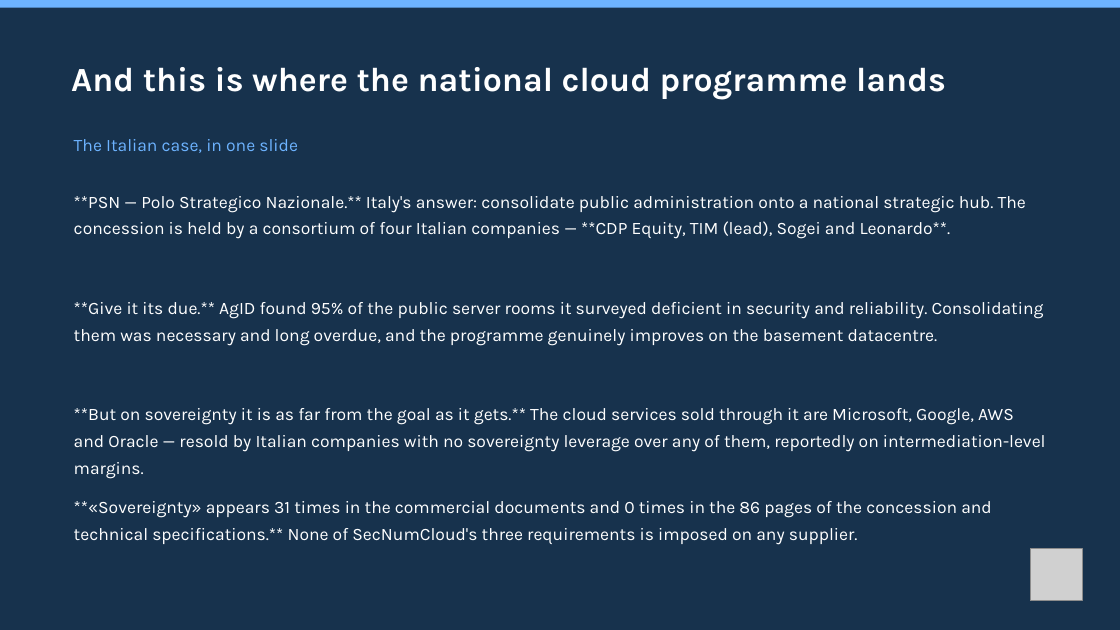
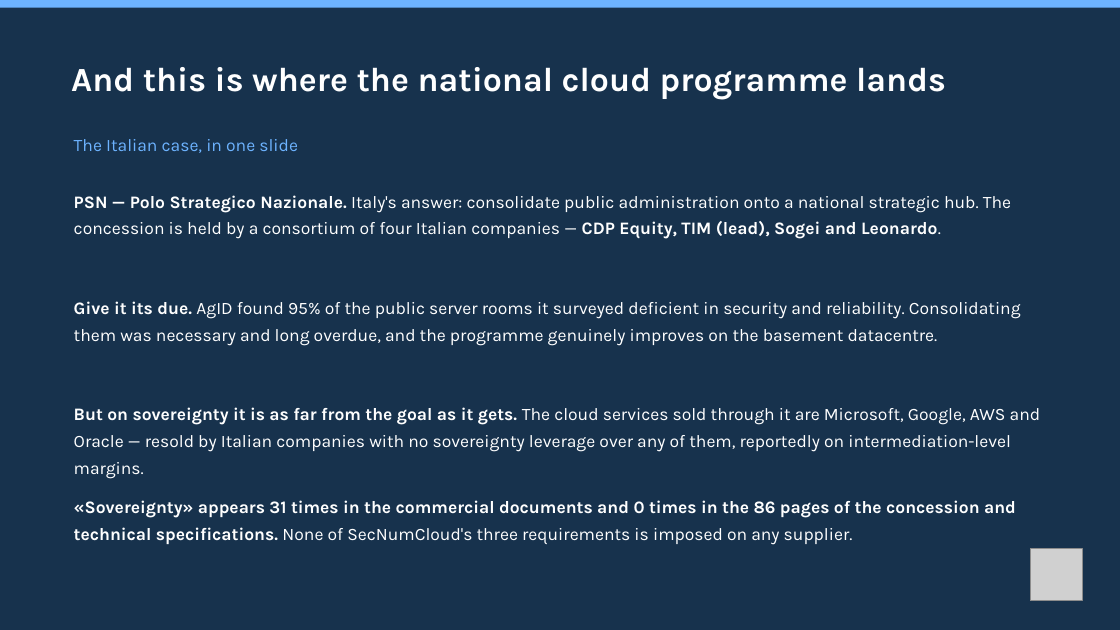
Before and after one commit to mxmap-it/osservatorio-nazionale-sovranita-digitale, a slide deck: slide 39 of static/slide/sfscon-2026-mxmap-italia.pptx. Drawn at 1120x630 pixels with LibreOffice and Linux fonts; fonts in the diff are those of the drawing; grey boxes stand for pictures. Boxes give left, top, right and bottom in pixels: in the first picture for what was removed or moved away, otherwise in the second. Text is boxed around its words. In the diff, an @@ line names an element or a change of style, - is before the commit and + after.

```diff
--- a/static/slide/sfscon-2026-mxmap-italia.pptx
+++ b/static/slide/sfscon-2026-mxmap-italia.pptx
@@ text at bbox=[74, 195, 1041, 545]: text changed @@
-**PSN — Polo Strategico Nazionale.** Italy's answer: consolidate public administration onto a national strategic hub. The concession is held by a consortium of four Italian companies — **CDP Equity, TIM (lead), Sogei and Leonardo**.
-**Give it its due.** AgID found 95% of the public server rooms it surveyed deficient in security and reliability. Consolidating them was necessary and long overdue, and the programme genuinely improves on the basement datacentre.
-**But on sovereignty it is as far from the goal as it gets.** The cloud services sold through it are Microsoft, Google, AWS and Oracle — resold by Italian companies with no sovereignty leverage over any of them, reportedly on intermediation-level margins.
-**«Sovereignty» appears 31 times in the commercial documents and 0 times in the 86 pages of the concession and technical specifications.** None of SecNumCloud's three requirements is imposed on any supplier.
+PSN — Polo Strategico Nazionale. Italy's answer: consolidate public administration onto a national strategic hub. The concession is held by a consortium of four Italian companies — CDP Equity, TIM (lead), Sogei and Leonardo.
+Give it its due. AgID found 95% of the public server rooms it surveyed deficient in security and reliability. Consolidating them was necessary and long overdue, and the programme genuinely improves on the basement datacentre.
+But on sovereignty it is as far from the goal as it gets. The cloud services sold through it are Microsoft, Google, AWS and Oracle — resold by Italian companies with no sovereignty leverage over any of them, reportedly on intermediation-level margins.
+«Sovereignty» appears 31 times in the commercial documents and 0 times in the 86 pages of the concession and technical specifications. None of SecNumCloud's three requirements is imposed on any supplier.
```
Also in this commit, not shown: 15 other slides changed, 1 slide added, 5 other files.
